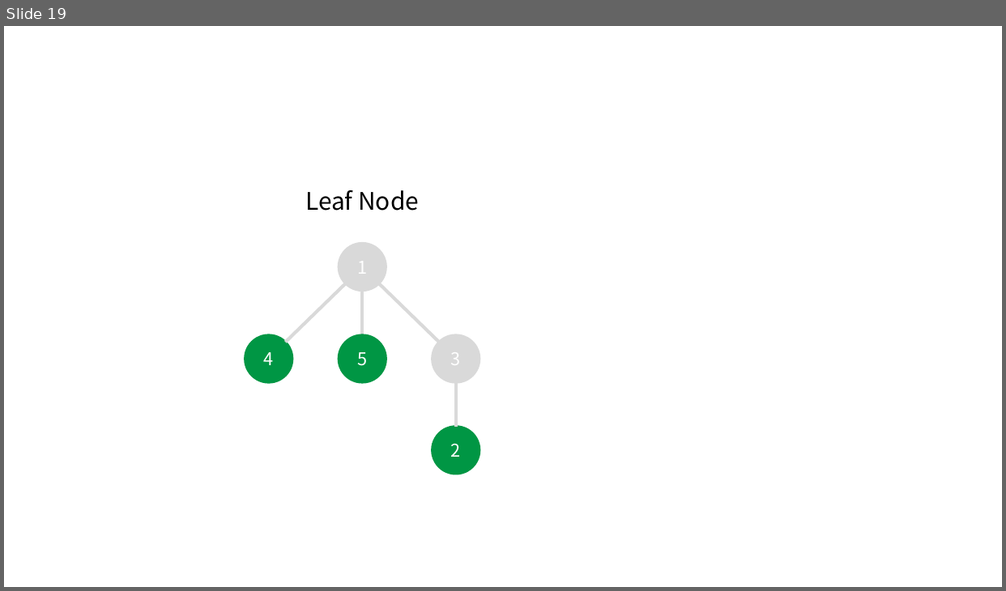
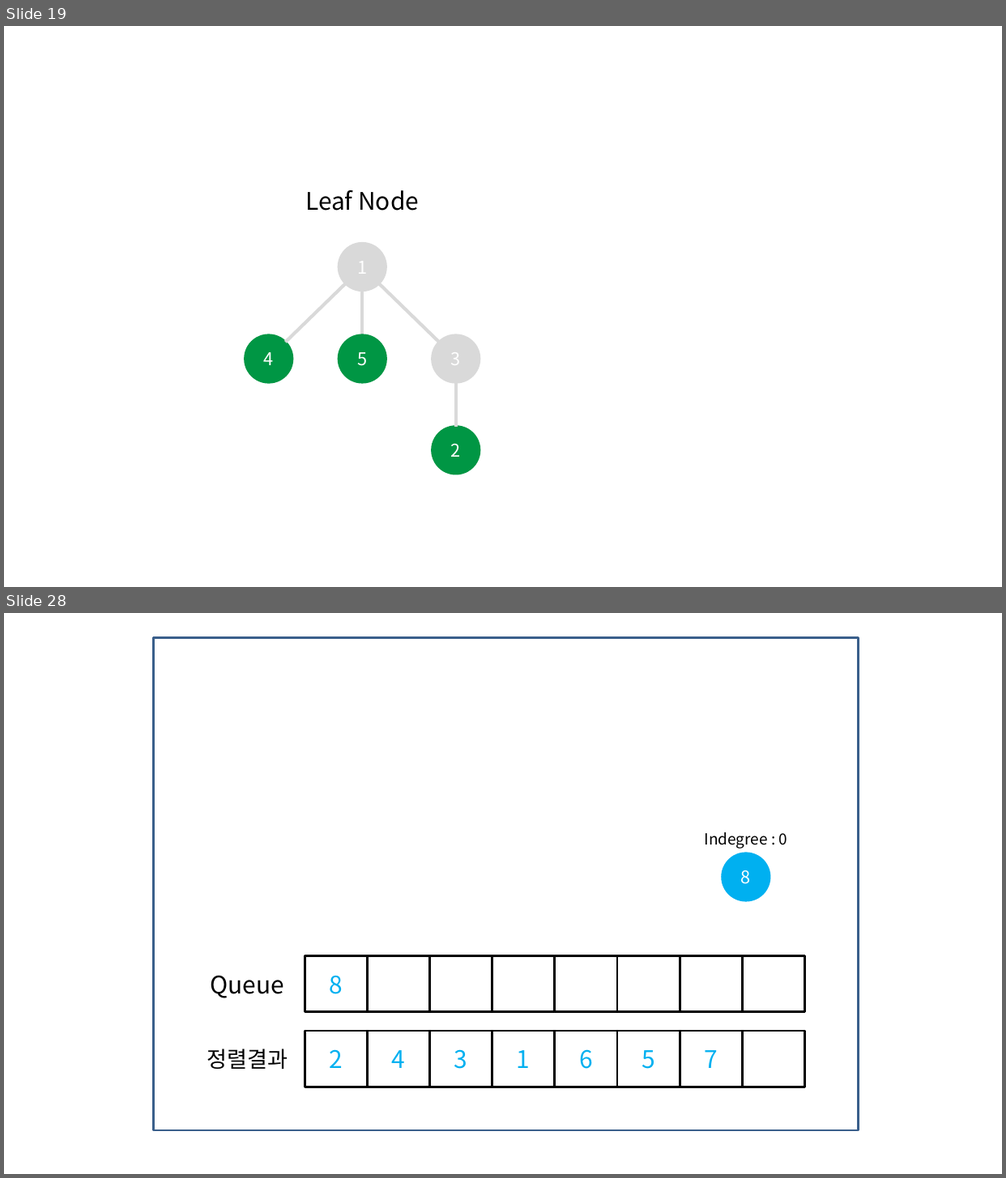
Before and after one commit to momo1108/blog, a slide deck: assets/etc/이미지제작용.pptx. Shown one above the other, each under a label of ours: slide 19 before the commit, slides 19 and 28 after it; the slides between them are not shown. The pictures are 1006x591 and 1006x1178 pixels, drawn with LibreOffice and Linux fonts; fonts in the diff are those of the drawing. Boxes give left, top, right and bottom in pixels: in the first picture for what was removed or moved away, otherwise in the second. Text is boxed around its words. In the diff, an @@ line names an element or a change of style, - is before the commit and + after.

```diff
--- a/assets/etc/이미지제작용.pptx
+++ b/assets/etc/이미지제작용.pptx
@@ slide 28 added at <box>4,613,1002,1174</box>, background #FFFFFF @@
@@ rectangle added at <box>154,637,859,1130</box>, outline #3A5F8C 2 pt @@
@@ text added at <box>704,833,788,849</box>, 14 pt, text #000000 @@
+Indegree : 0
@@ ellipse added at <box>722,853,770,901</box>, fill #00B0F0, outline #00B0F0 2 pt, 16 pt, text #FFFFFF @@
+8
@@ text added at <box>210,975,283,999</box>, 22 pt, text #000000 @@
+Queue
@@ rectangle added at <box>305,956,368,1012</box>, outline #000000 2 pt, 22 pt, text #00B0F0 @@
+8
@@ rectangle added at <box>368,956,430,1012</box>, outline #000000 2 pt @@
@@ rectangle added at <box>430,956,492,1012</box>, outline #000000 2 pt @@
@@ rectangle added at <box>492,956,555,1012</box>, outline #000000 2 pt @@
@@ rectangle added at <box>555,956,617,1012</box>, outline #000000 2 pt @@
@@ rectangle added at <box>617,956,680,1012</box>, outline #000000 2 pt @@
@@ rectangle added at <box>680,956,742,1012</box>, outline #000000 2 pt @@
@@ rectangle added at <box>742,956,805,1012</box>, outline #000000 2 pt @@
@@ text added at <box>206,1049,288,1069</box>, 20 pt, text #000000 @@
+정렬결과
@@ rectangle added at <box>305,1031,368,1088</box>, outline #000000 2 pt, 22 pt, text #00B0F0 @@
+2
@@ rectangle added at <box>368,1031,430,1088</box>, outline #000000 2 pt, 22 pt, text #00B0F0 @@
+4
@@ rectangle added at <box>430,1031,492,1088</box>, outline #000000 2 pt, 22 pt, text #00B0F0 @@
+3
@@ rectangle added at <box>492,1031,555,1088</box>, outline #000000 2 pt, 22 pt, text #00B0F0 @@
+1
@@ rectangle added at <box>555,1031,617,1088</box>, outline #000000 2 pt, 22 pt, text #00B0F0 @@
+6
@@ rectangle added at <box>617,1031,680,1088</box>, outline #000000 2 pt, 22 pt, text #00B0F0 @@
+5
@@ rectangle added at <box>680,1031,742,1088</box>, outline #000000 2 pt, 22 pt, text #00B0F0 @@
+7
@@ rectangle added at <box>742,1031,805,1088</box>, outline #000000 2 pt @@
```
Also in this commit, not shown: 9 other slides added, 21 other files.
